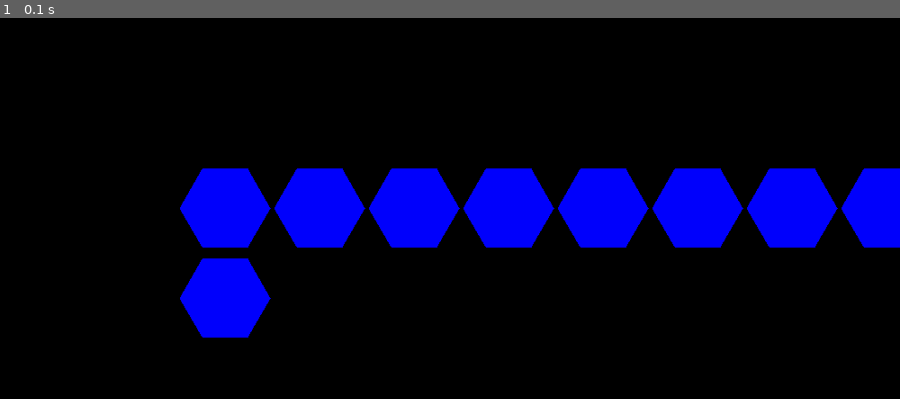
Above: before the commit, frame 1.
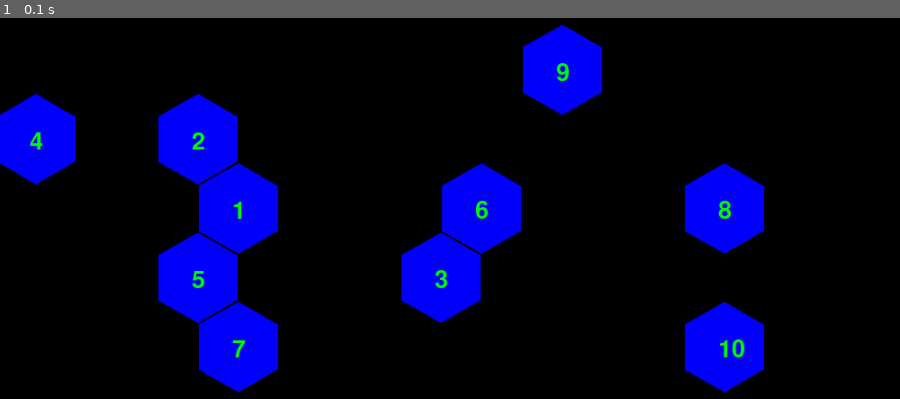
Above: after the commit, the same moment.

Repository: znavarra/Memory-Game
Game: pygame game, started from memory pygame.py
Same seed, same stepped clock (60 frames per second), same inputs: the game is played once before the commit and once after it.
Inputs:
- Up to frame 1 (0.1 s): no input

The runs differ from the first frame. In frame 1, 21% of the frame differs, in the area x 0-100%, y 1-99%.

Commit message:
random sampling of cells to be shown

Diff:
--- a/memory pygame.py
+++ b/memory pygame.py
@@ -1,5 +1,7 @@
 import pygame
 from pygame.locals import *
+import random
+import math
 
 pygame.init()
 
@@ -7,48 +9,51 @@
 height = 500
 blue = (0, 0, 255)
 red = (255, 0, 0)
+green = (0, 255, 0)
+font = pygame.font.SysFont(None, 40)
 
-hex_points = [
-    (200, 250),  # Left middle
-    (225, 206.7),  # Top left
-    (275, 206.7),  # Top right
-    (300, 250),  # Right middle
-    (275, 293.3),  # Bottom right
-    (225, 293.3),  # Bottom left
-]
+r = 50
 
-hex_points1 = [
-    (200, 350),  # Left middle
-    (225, 306.7),  # Top left
-    (275, 306.7),  # Top right
-    (300, 350),  # Right middle
-    (275, 393.3),  # Bottom right
-    (225, 393.3),  # Bottom left
-]
+hexes = {}
+order = {}
 
-colors = {
-    0: blue,
-    1: blue,
-    2: blue,
-    3: blue,
-    4: blue,
-    5: blue
-}
+sample = random.sample(range(0,52), 10)
 
-hexes = {0: hex_points}
-count = 1
+count = 0
+for k in range(5):
 
-for x in range(10):
-    params = []
+    if k%2 == 1:
+        x = 40
+        z = 11
+    else:
+        x = 85
+        z = 10
 
-    for i in hex_points:
-        params.append((i[0] + (count *105),i[1]))
+    for j in range(z):
+        array = [
+            (
+                round(x + 90*j + r * math.cos(math.pi / 3 * i - math.pi / 2),1),
+                round(96 + 77 * k + r * math.sin(math.pi / 3 * i - math.pi / 2),1)
+            )
+            for i in range(6)
+        ]
 
-    hexes[count] = params
-    count += 1
+        hexes[count] = array
+        count += 1
 
 screen = pygame.display.set_mode((width,height))
 
+for hex in list(hexes.keys()):
+    if hex in sample:
+        pygame.draw.polygon(screen, blue, hexes[hex])
+
+label = 1
+for samp in sample:
+    order[samp] = label
+    label_text = f"{label}"
+    label_img = font.render(label_text, True, green)
+    screen.blit(label_img, (hexes[samp][0][0] - 7, ((hexes[samp][1][1] + hexes[samp][2][1]) / 2) - 10))
+    label += 1
 
 def is_point_in_polygon(point, polygon):
     x, y = point
@@ -61,16 +66,8 @@
         px, py = nx, ny
     return inside
 
+
 run = True
-color = blue
-
-#pygame.draw.polygon(screen, color, hex_points)
-
-for hex in list(hexes.keys()):
-    pygame.draw.polygon(screen, color, hexes[hex])
-
-pygame.draw.polygon(screen, color, hex_points1)
-
 while run:
 
     for event in pygame.event.get():
@@ -83,18 +80,23 @@
 
             pos = pygame.mouse.get_pos()
 
-            for hex in list(hexes.keys()):
+            for hex in sample:
 
                 if is_point_in_polygon(pos, hexes[hex]) == True:
 
-                    if colors[hex] == blue:
-                        color = red
-                        colors[hex] = color
-                        pygame.draw.polygon(screen, color, hexes[hex])
-                    else:
-                        color = blue
-                        colors[hex] = color
-                        pygame.draw.polygon(screen, color, hexes[hex])
+                    print("inside")
+
+                elif is_point_in_polygon(pos, hexes[hex]) == False:
+
+                    print("outside")
+                    # if colors[hex] == blue:
+                    #     color = red
+                    #     colors[hex] = color
+                    #     pygame.draw.polygon(screen, color, hexes[hex])
+                    # else:
+                    #     color = blue
+                    #     colors[hex] = color
+                    #     pygame.draw.polygon(screen, color, hexes[hex])
 
 
 
